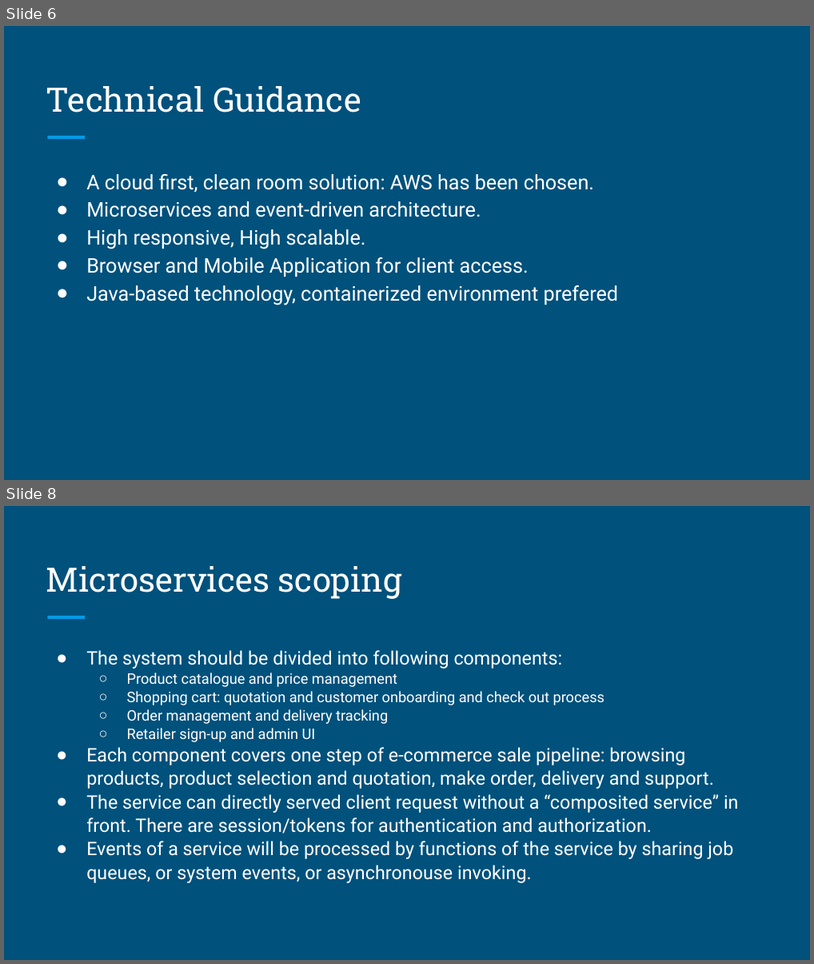
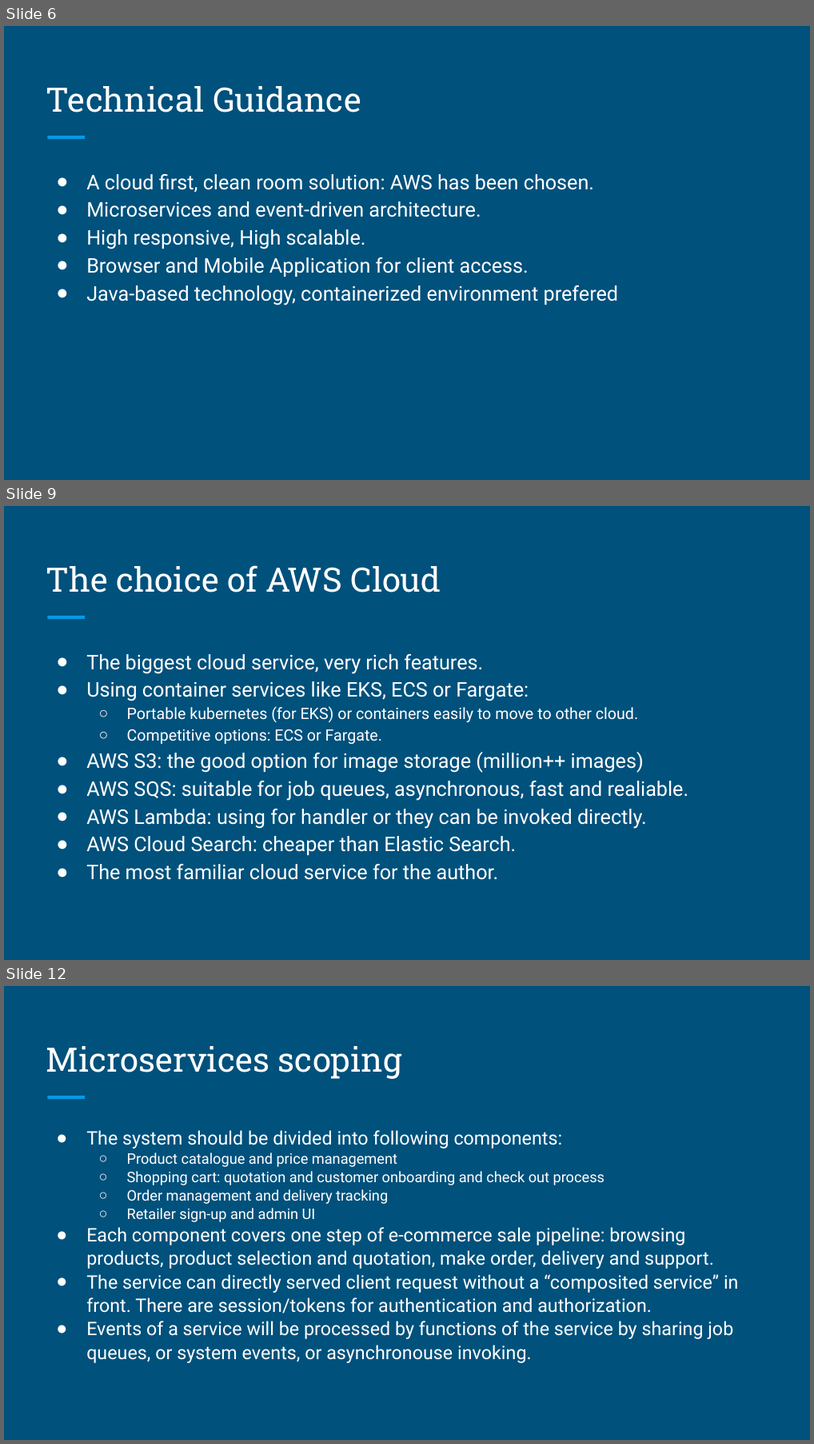
Before and after one commit to myquartz/myq-online-shopping, a slide deck: design/MyQ Online Shopping.odp. Shown one above the other, each under a label of ours: slides 6 and 8 before the commit, slides 6, 9 and 12 after it; the slides between them are not shown. The pictures are 814x964 and 814x1444 pixels, drawn with LibreOffice and Linux fonts; fonts in the diff are those of the drawing. Boxes give left, top, right and bottom in pixels: in the first picture for what was removed or moved away, otherwise in the second. Text is boxed around its words. In the diff, an @@ line names an element or a change of style, - is before the commit and + after.

```diff
--- a/design/MyQ Online Shopping.odp
+++ b/design/MyQ Online Shopping.odp
@@ slide 9 added at bbox=[4, 506, 810, 960], background #00517C; not listed: 1 template element that a slide beside it also shows @@
@@ title added at bbox=[46, 565, 442, 592], 30 pt, text #FFFFFF @@
+The choice of AWS Cloud
@@ text added at bbox=[86, 654, 690, 880], 18 pt, text #FFFFFF @@
+● The biggest cloud service, very rich features.
+● Using container services like EKS, ECS or Fargate:
+  ○ Portable kubernetes (for EKS) or containers easily to move to other cloud.
+  ○ Competitive options: ECS or Fargate.
+● AWS S3: the good option for image storage (million++ images)
+● AWS SQS: suitable for job queues, asynchronous, fast and realiable.
+● AWS Lambda: using for handler or they can be invoked directly.
+● AWS Cloud Search: cheaper than Elastic Search.
+● The most familiar cloud service for the author.
@@ what was slide 8 is now slide 12 @@
```
Also in this commit, not shown: 2 slides changed, 29 other slides added, 2 other files.
